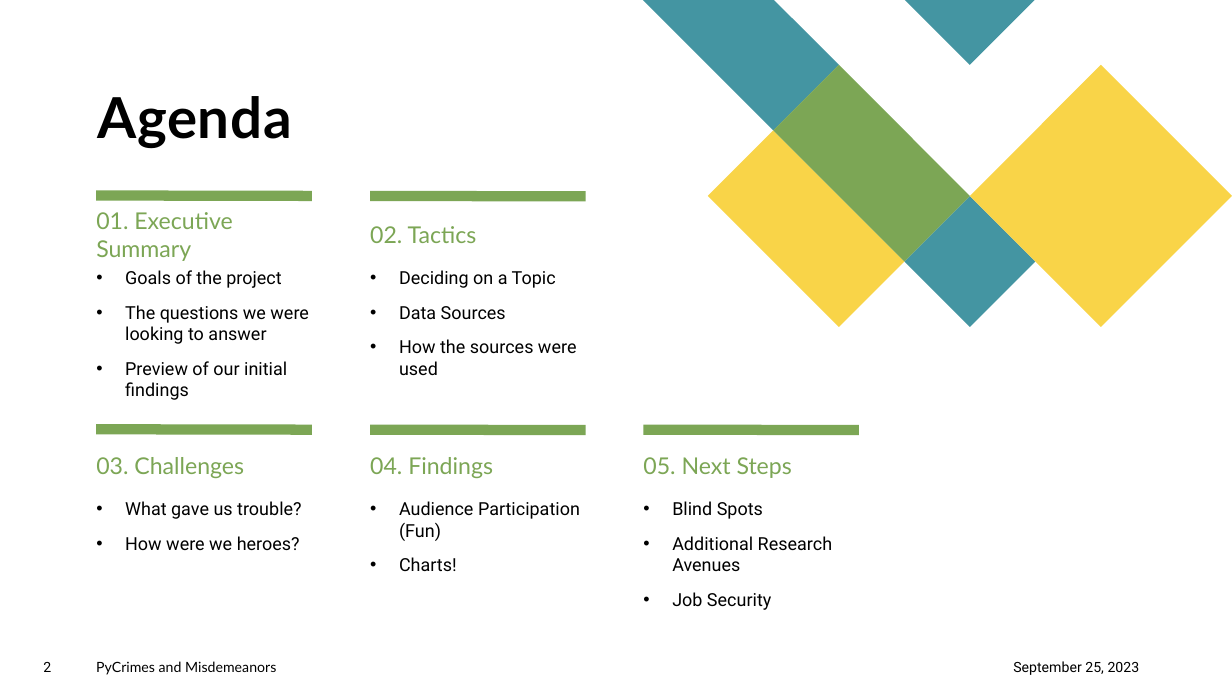
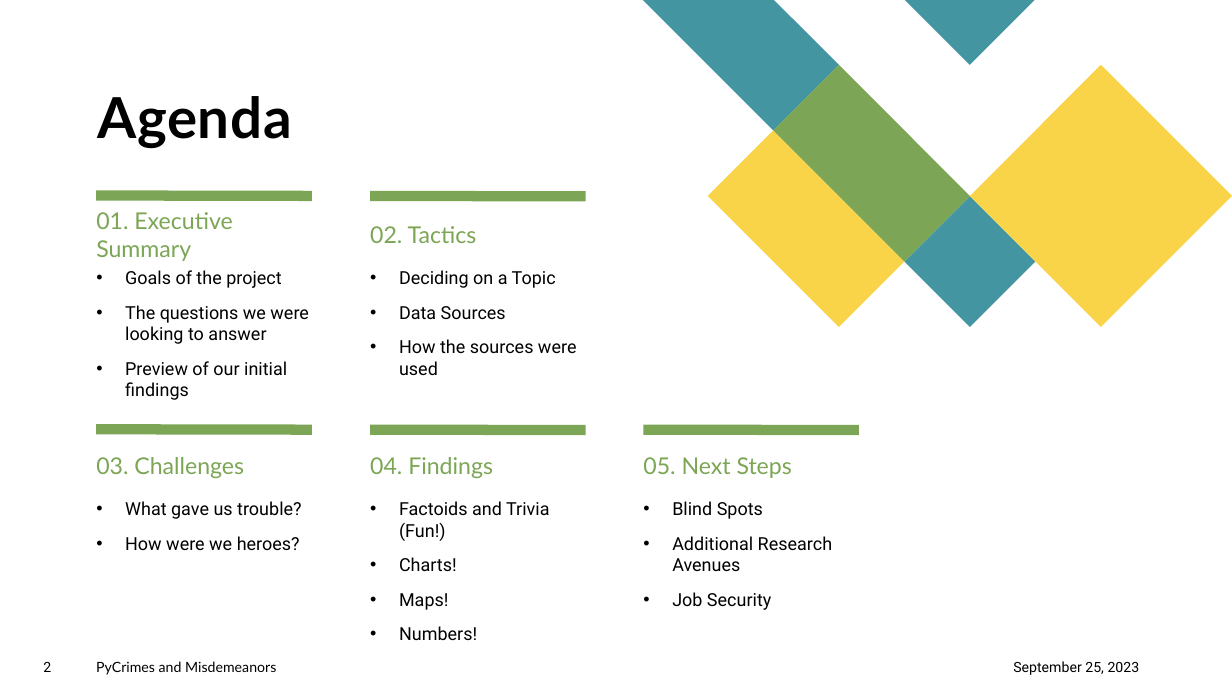
Before and after one commit to S-Bonillas/P1-PyCrimes_and_Misdemeanors, a slide deck: slide 2 of PyCrimes_Final/PyCrimes_Presentation.pptx. Drawn at 1232x693 pixels with LibreOffice and Linux fonts; fonts in the diff are those of the drawing. Boxes give left, top, right and bottom in pixels: in the first picture for what was removed or moved away, otherwise in the second. Text is boxed around its words. In the diff, an @@ line names an element or a change of style, - is before the commit and + after.

```diff
--- a/PyCrimes_Final/PyCrimes_Presentation.pptx
+++ b/PyCrimes_Final/PyCrimes_Presentation.pptx
@@ text at (x1=399, y1=501, x2=549, y2=541): text changed @@
-• Audience Participation (Fun)
+• Factoids and Trivia (Fun!)
@@ text at (x1=399, y1=593, x2=477, y2=640): paragraphs added @@
+• Maps!
+• Numbers!
```
Also in this commit, not shown: 7 other slides changed, 1 slide added, 2 other files.
